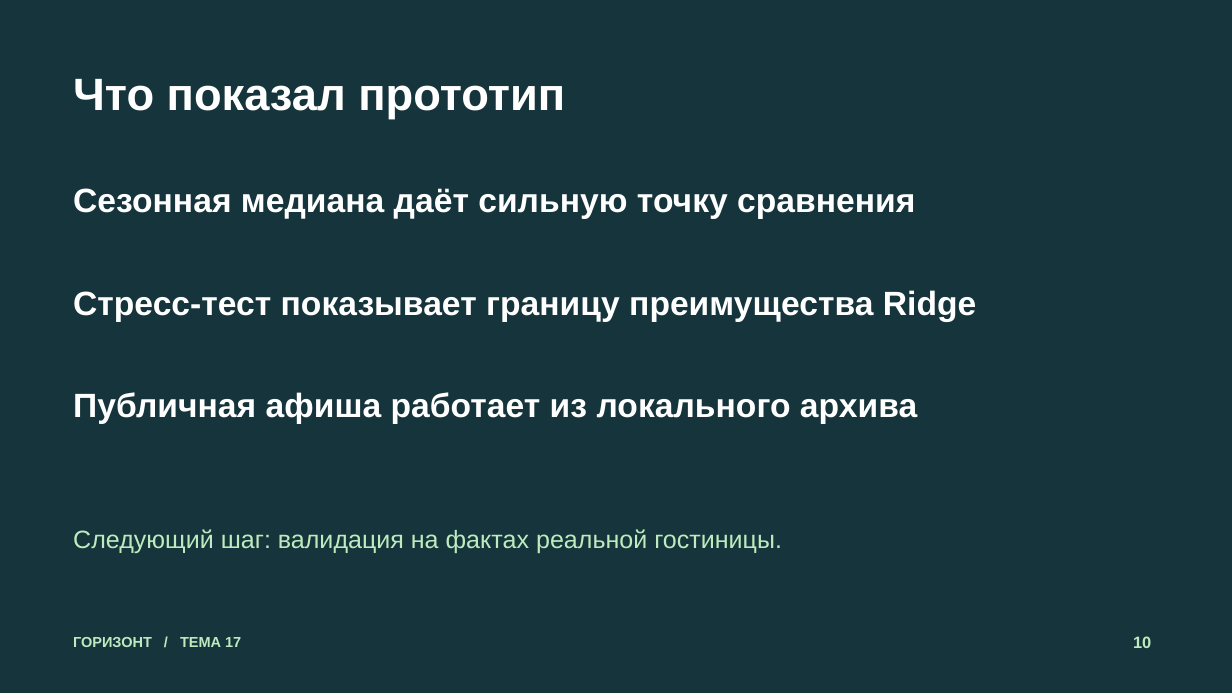
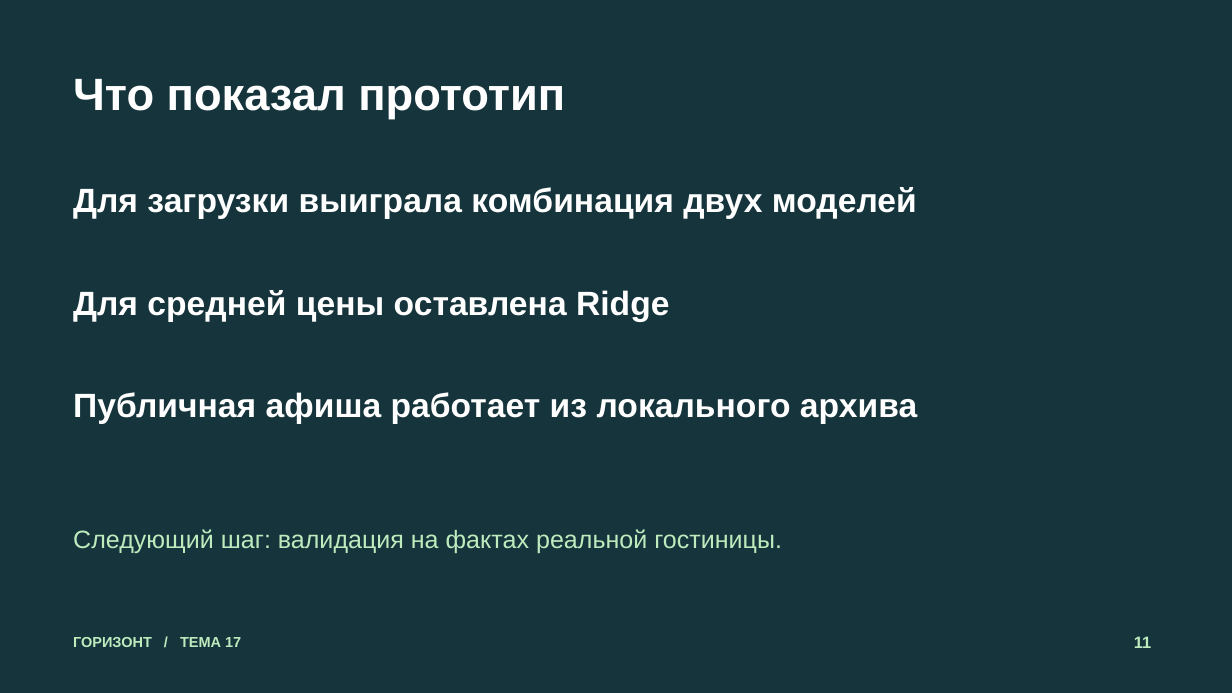
Before and after one commit to ReliqU/HotelForecast, a slide deck: slide 11 of deliverables/Презентация.pptx (slide 10 before the commit). Drawn at 1232x693 pixels with LibreOffice and Linux fonts; fonts in the diff are those of the drawing. Boxes give left, top, right and bottom in pixels: in the first picture for what was removed or moved away, otherwise in the second. Text is boxed around its words. In the diff, an @@ line names an element or a change of style, - is before the commit and + after.

```diff
--- a/deliverables/Презентация.pptx
+++ b/deliverables/Презентация.pptx
@@ text at [73, 187, 917, 219]: text changed @@
-Сезонная медиана даёт сильную точку сравнения
+Для загрузки выиграла комбинация двух моделей
@@ text at [73, 290, 669, 322]: text changed @@
-Стресс-тест показывает границу преимущества Ridge
+Для средней цены оставлена Ridge
@@ text at [1134, 636, 1151, 648]: text changed @@
-10
+11
```
Also in this commit, not shown: 4 other slides changed, 1 slide added, 15 other files.
